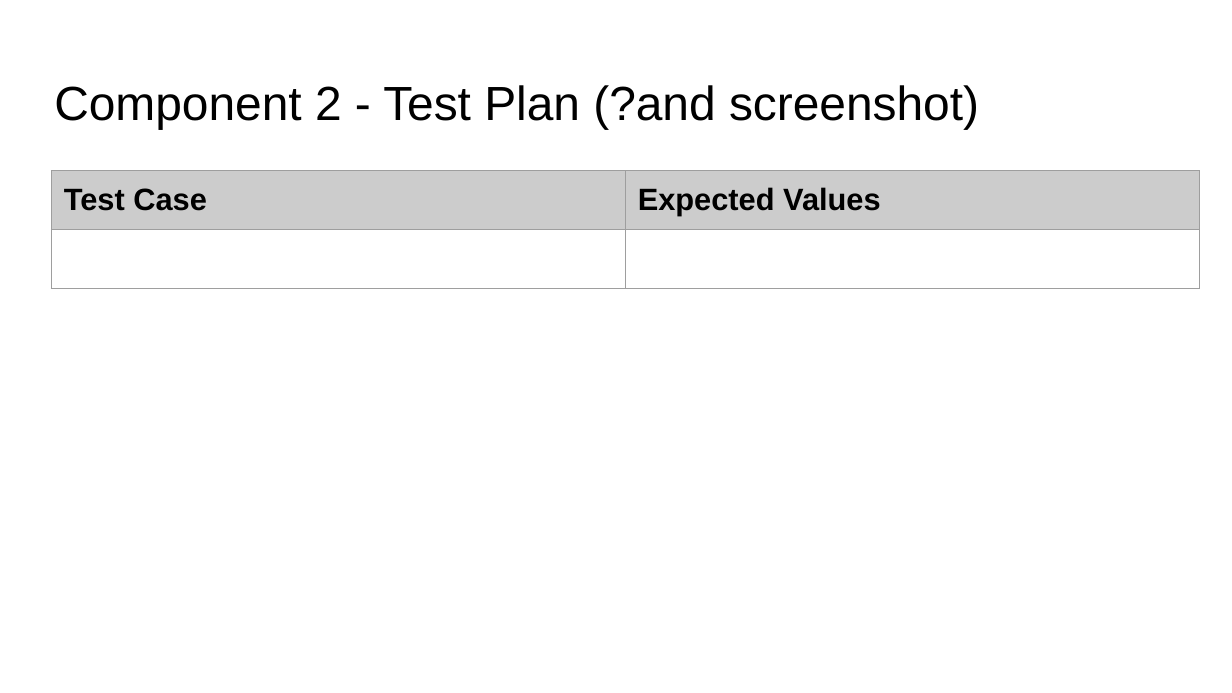
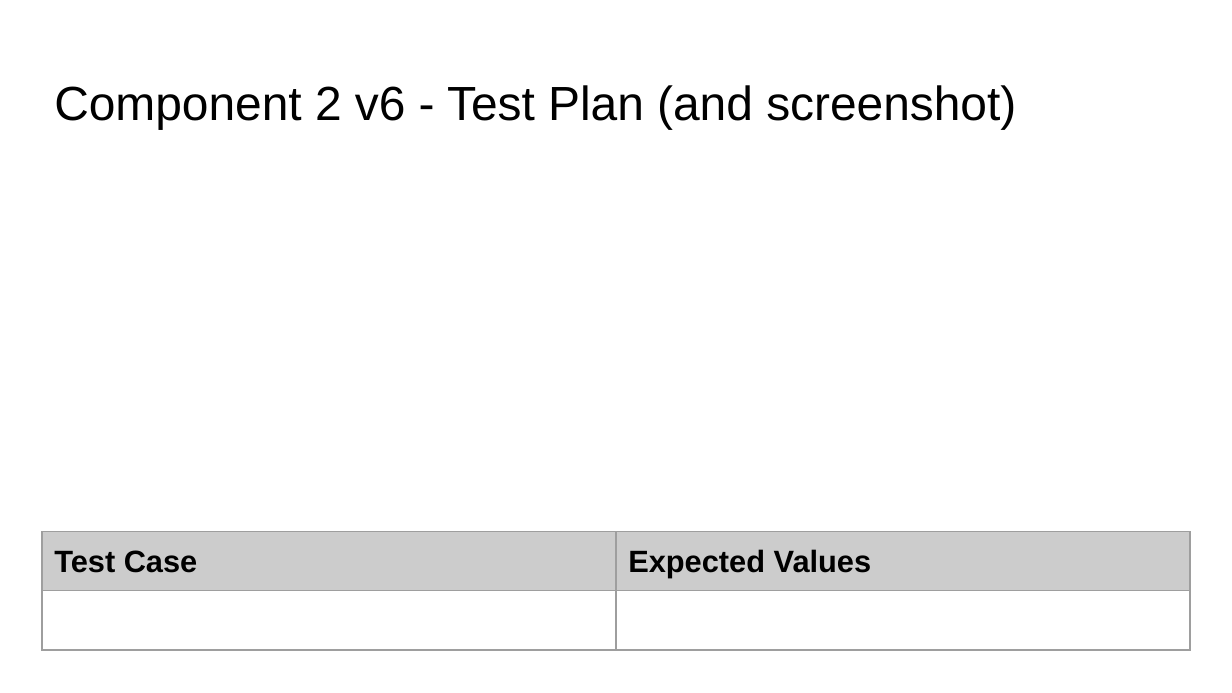
Before and after one commit to KaitlinEus/Pizza_bot, a slide deck: slide 13 of Python.pptx (slide 8 before the commit). Drawn at 1232x693 pixels with LibreOffice and Linux fonts; fonts in the diff are those of the drawing. Boxes give left, top, right and bottom in pixels: in the first picture for what was removed or moved away, otherwise in the second. Text is boxed around its words. In the diff, an @@ line names an element or a change of style, - is before the commit and + after.

```diff
--- a/Python.pptx
+++ b/Python.pptx
@@ title at [54,85,1016,129]: text changed @@
-Component 2 - Test Plan (?and screenshot)
+Component 2 v6 - Test Plan (and screenshot)
@@ table: place and size @@
-table at [52,171,1200,294]
+table at [42,532,1190,655]
```
Also in this commit, not shown: 2 other slides changed, 5 slides added, 5 other files.
